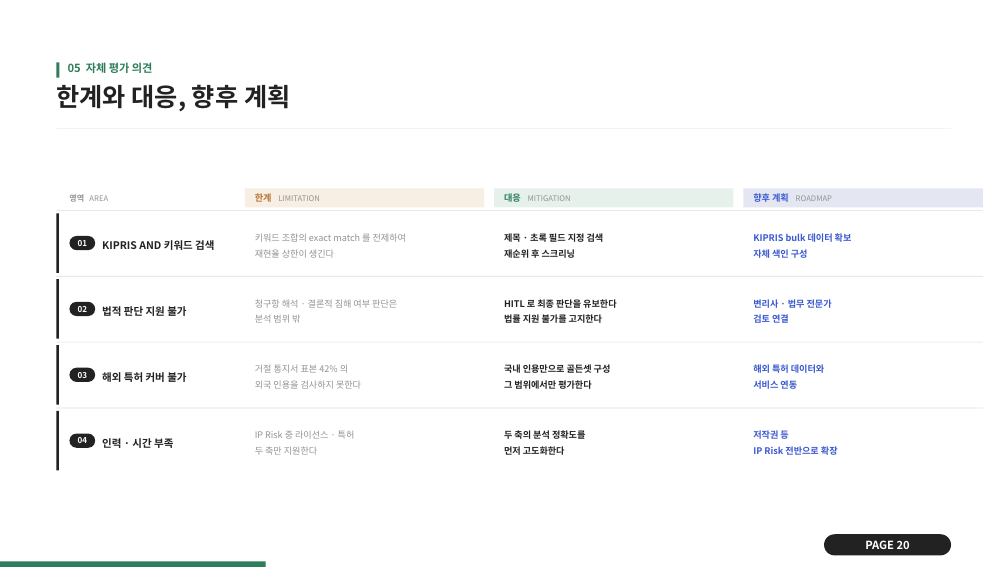
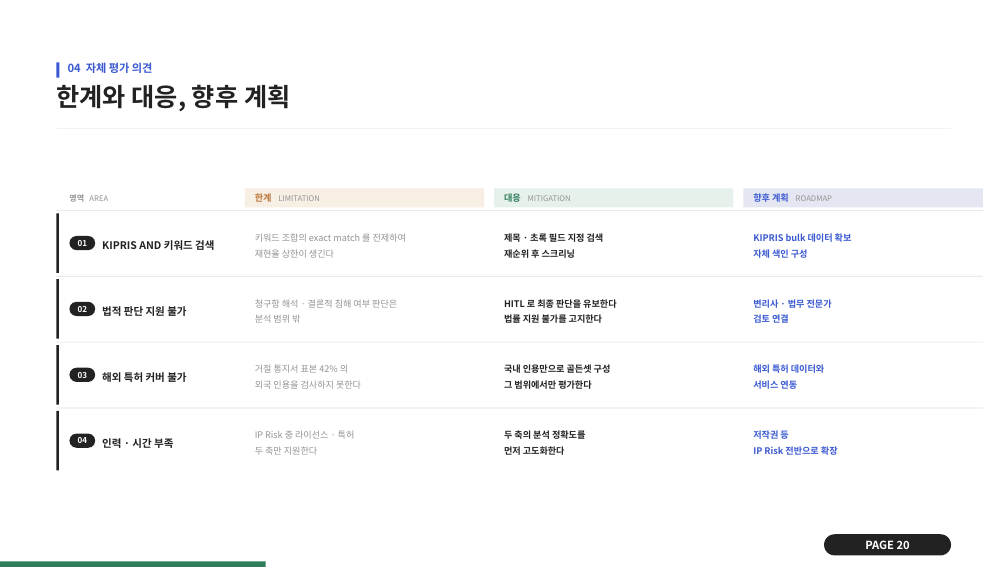
Before and after one commit to 2HyN/ip-risk-agent-v2, a slide deck: slide 20 of (5팀)_AJOU_PBL_최종_프로젝트_포트폴리오.pptx. Drawn at 1008x567 pixels with LibreOffice and Linux fonts; fonts in the diff are those of the drawing. Boxes give left, top, right and bottom in pixels: in the first picture for what was removed or moved away, otherwise in the second. Text is boxed around its words. In the diff, an @@ line names an element or a change of style, - is before the commit and + after.

```diff
--- a/(5팀)_AJOU_PBL_최종_프로젝트_포트폴리오.pptx
+++ b/(5팀)_AJOU_PBL_최종_프로젝트_포트폴리오.pptx
@@ rectangle at bbox=[56, 62, 59, 78]: fill #2E7D5B to #3A59D1 @@
@@ text at bbox=[68, 62, 153, 73]: text changed; text colour #2E7D5B to #3A59D1 @@
-05 자체 평가 의견
+04 자체 평가 의견
```
Also in this commit, not shown: 15 other slides changed.
